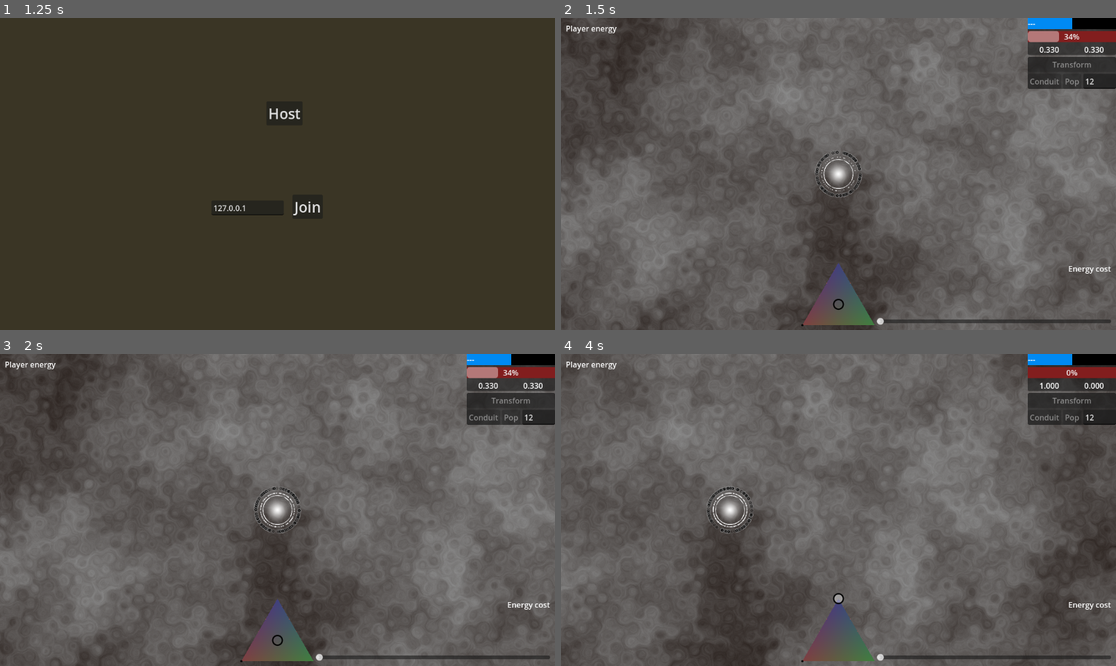
Above: before the commit, frames 1-4 (two rows, left to right).
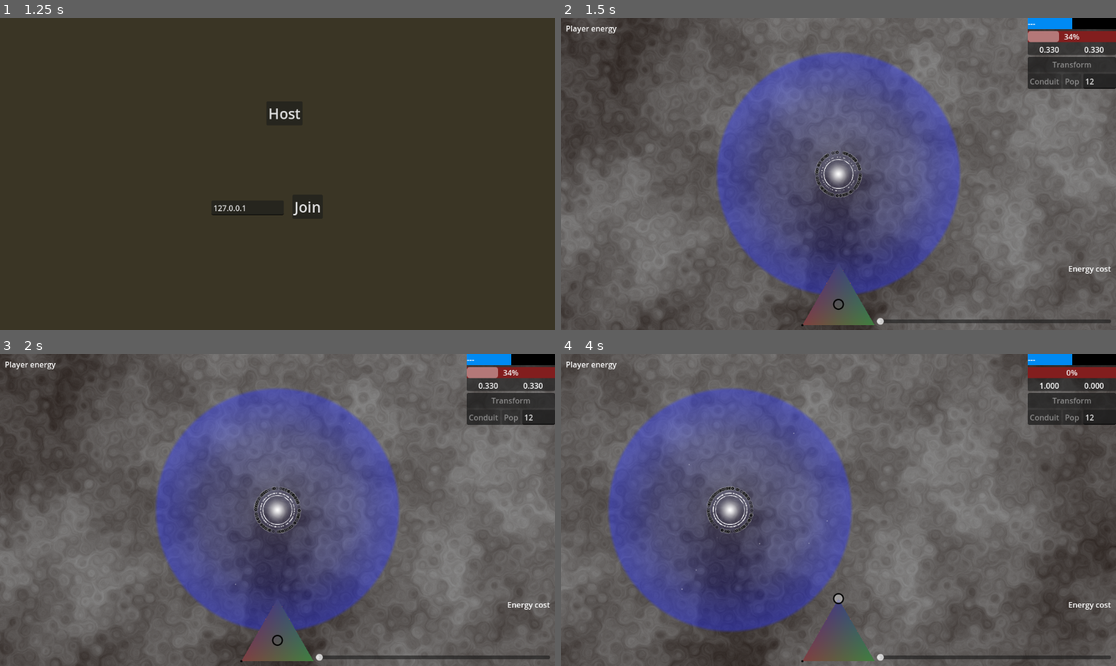
Above: after the commit, the same moments.

Repository: helmasur/conduit_rts
Game: Godot game, scene res://game.tscn
Same seed, same stepped clock (60 frames per second), same inputs: the game is played once before the commit and once after it.
Inputs (mouse positions are in pixels of both pictures, inside the frame that each line leads up to):
- Up to frame 1 (1.25 s): click (538, 80) at 0.52 s; type "12" at 0.6 s
- Up to frame 2 (1.5 s): click "Host" at 1.25 s
- Up to frame 3 (2 s): no input
- Up to frame 4 (4 s): drag from (838, 625) to (838, 510) at 2.02 s; drag from (727, 525) to (838, 510) at 2.77 s; move the mouse to (894, 441) at 3.52 s; hold D (move_right) from 3.53 s (still down)

Frame 1 is identical in both runs. In frame 2, 22% of the frame differs, in the area x 28-72%, y 10-89%; in frame 3, 22%; in frame 4, 22%, in the area x 8-53%, y 10-90%.

Commit message:
unit visuals

Diff:
--- a/unit.tscn
+++ b/unit.tscn
@@ -34,8 +34,8 @@
 fill_to = Vector2(1, 0.5)
 
 [sub_resource type="Curve" id="Curve_btf8p"]
-_data = [Vector2(0, 1), 0.0, -100000.0, 0, 1, Vector2(1e-05, 0), -100000.0, 0.0, 1, 0]
-point_count = 2
+_data = [Vector2(0, 0), 0.0, 6.01803, 0, 0, Vector2(0.249221, 1), 0.0, 0.0, 0, 0, Vector2(1, 0), -1.33195, 0.0, 1, 0]
+point_count = 3
 
 [sub_resource type="CurveTexture" id="CurveTexture_ctwoc"]
 curve = SubResource("Curve_btf8p")
@@ -55,8 +55,8 @@
 orbit_velocity_min = 9.49949e-08
 orbit_velocity_max = 9.49949e-08
 gravity = Vector3(0, 0, 0)
-radial_accel_min = -50.0
-radial_accel_max = -50.0
+radial_accel_min = -10.0
+radial_accel_max = -10.0
 alpha_curve = SubResource("CurveTexture_ctwoc")
 hue_variation_min = -2.23517e-08
 hue_variation_max = -2.23517e-08
@@ -190,17 +190,17 @@
 [node name="Graphics" type="Node2D" parent="."]
 
 [node name="ConduitArea" type="Sprite2D" parent="Graphics"]
-visible = false
 texture = SubResource("GradientTexture2D_1sk4h")
 
 [node name="EnergyParticles" type="GPUParticles2D" parent="Graphics/ConduitArea"]
 z_index = 1
-amount = 1000
+amount = 16
 texture = SubResource("GradientTexture2D_ctwoc")
-lifetime = 75.0
+lifetime = 5.0
 randomness = 1.0
 use_fixed_seed = true
 seed = 2367292610
+draw_order = 0
 process_material = SubResource("ParticleProcessMaterial_ctwoc")
 
 [node name="Body" type="Sprite2D" parent="Graphics"]
@@ -213,12 +213,14 @@
 lifetime = 10.0
 preprocess = 10.0
 local_coords = true
+draw_order = 0
 process_material = SubResource("ParticleProcessMaterial_davkp")
 
 [node name="SpeedRing" type="GPUParticles2D" parent="Graphics"]
 amount = 256
 texture = SubResource("GradientTexture2D_baxm0")
 local_coords = true
+draw_order = 0
 process_material = SubResource("ParticleProcessMaterial_yjdlg")
 
 [node name="PowerRing" type="GPUParticles2D" parent="Graphics"]
@@ -227,6 +229,7 @@
 lifetime = 5.0
 preprocess = 5.0
 local_coords = true
+draw_order = 0
 process_material = SubResource("ParticleProcessMaterial_y43xi")
 
 [connection signal="body_entered" from="Area2D" to="." method="_on_area_2d_body_entered"]
